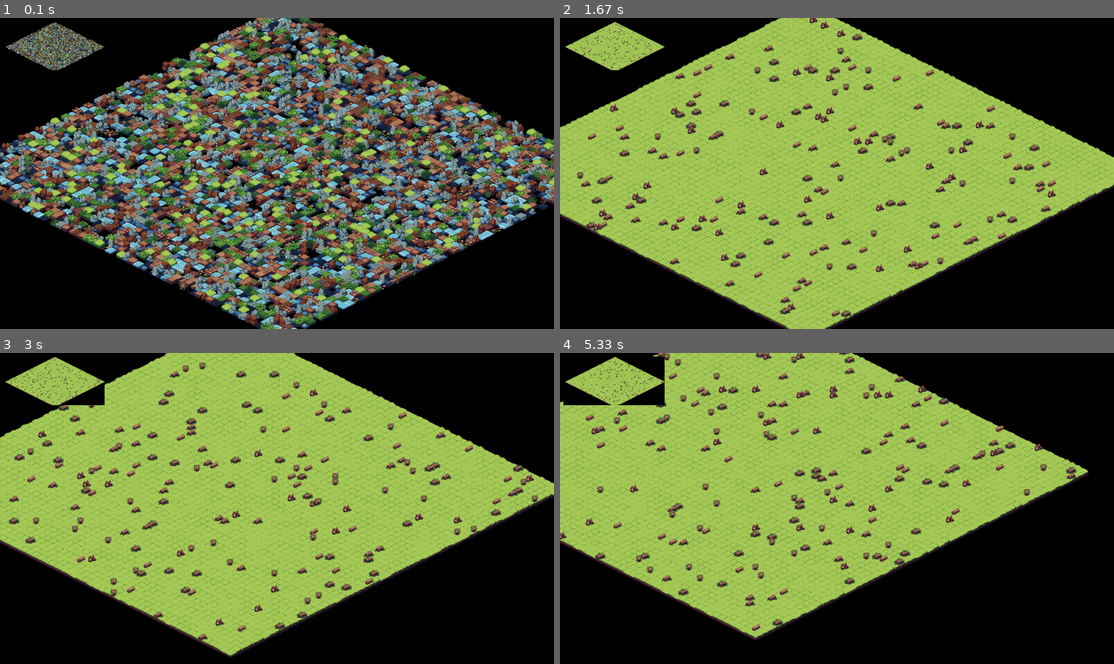
Above: before the commit, frames 1-4 (two rows, left to right).
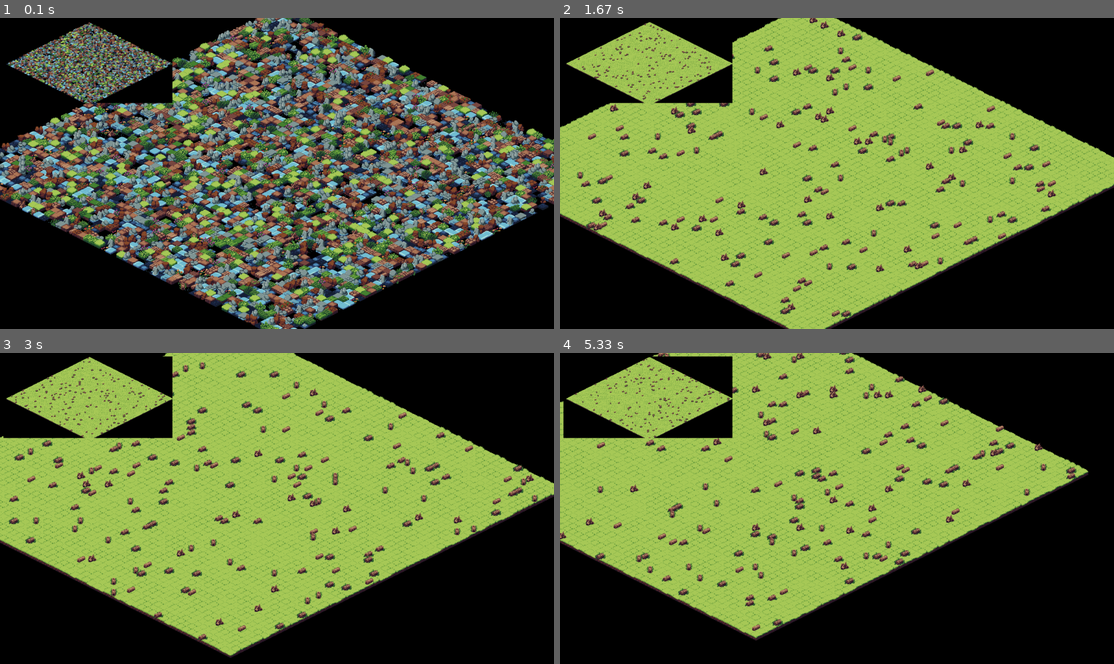
Above: after the commit, the same moments.

Repository: E4lix/AIge-Of-EmpAIres
Game: pygame game, started from Graphics/Game.py
The game is run twice, just before and just after one commit, with the same random seed, the same clock (stepped at 60 frames per second) and the same inputs.
Inputs:
- Up to frame 1 (0.1 s): no input
- Up to frame 2 (1.67 s): hold D 0.33-0.8 s; hold D 0.83-1.3 s; hold A from 1.33 s (still down)
- Up to frame 3 (3 s): release A at 1.87 s; hold S 1.9-2.2 s; hold A 2.23-2.63 s; hold D from 2.67 s (still down)
- Up to frame 4 (5.33 s): release D at 3.3 s; hold S 3.33-3.7 s; hold A 3.73-4.2 s; hold D 4.23-4.7 s; hold D 4.73-5.2 s; hold A from 5.23 s (still down)

The runs differ from the first frame. In frame 1, 5.3% of the frame differs, in the area x 1-32%, y 1-28%; in frame 2, 4.3%; in frame 3, 4.5%; in frame 4, 5.1%.

Commit message:
Ajout et correction de la partie graphics avec gestion de l'affichage des textures et de leur placement vis à vis des coordonnées de screen

Diff:
--- a/Graphics/Game.py
+++ b/Graphics/Game.py
@@ -93,7 +93,7 @@
             self.draw_move_map()  # Affiche la map avec zoom
 
             # Met à jour et affiche la minimap
-            self.minimap = Minimap.Minimap(self.tilemap, self.screen, scale_factor=0.15, position=(10, 10))
+            self.minimap = Minimap.Minimap(self.tilemap, self.screen, scale_factor=0.25, position=(10, 10))
             self.minimap.update_minimap()
             self.screen.blit(self.minimap.image, self.minimap.position)
             pygame.display.flip()
--- a/controller.py
+++ b/controller.py
@@ -20,8 +20,6 @@
 current_strategy = StrategieNo1()
 
 last_update_time = 0  # Initialiser last_update_time avant la boucle principale du jeu
-
-
 
 # Constants
 SAVE_DIR = "saves"
@@ -126,7 +124,6 @@
                     game_loop_graphics(screen, strategies)
                     return
 
-
 def clear_input_buffer(stdscr):
     stdscr.nodelay(True)
     while True:
@@ -134,8 +131,6 @@
         if key == -1:
             break
     stdscr.nodelay(False)
-
-
 
 def signal_handler(sig, frame):
     print("[INFO] Exiting due to CTRL+C")
@@ -167,7 +162,6 @@
         curses.wrapper(game_loop_curses, strategies)
         pygame.quit()
 
-
 def switch_strategy(ais, strategies, ai_to_switch, new_strategy):
     """
     Change dynamiquement la stratégie d'une IA.
@@ -181,8 +175,6 @@
     index = ais.index(ai_to_switch)  # Trouve l'index de l'IA
     strategies[index] = new_strategy  # Met à jour la stratégie de cette IA
     print(f"La stratégie de l'IA {index + 1} a été changée en {new_strategy.__class__.__name__}.")
-
-
 
 #-------------------------------------------------------------------------------------
 #-------------------------------------------------------------------------------------
@@ -287,8 +279,6 @@
         elif key == 27:  # Touche Échap pour quitter le menu
             return  # Quitte le menu pour reprendre la partie
 
-
-
 def input_text_pygame(screen, font, prompt):
     input_text = ""
     running = True
@@ -314,7 +304,6 @@
                     return None
                 elif 32 <= event.key <= 126:  # Caractères imprimables uniquement
                     input_text += event.unicode
-
 
 def escape_menu_graphics(screen):
     font = pygame.font.Font(None, 36)
@@ -359,7 +348,6 @@
                     elif selected_option == 4:  # Quitter
                         sys.exit(0)
 
-
 def game_loop_curses(stdscr, strategies):
 
     global units, buildings, game_map, ai
@@ -394,7 +382,6 @@
             escape_menu_curses(stdscr)
 
 def game_loop_graphics(screen, strategies):
-
     global units, buildings, game_map, ai
 
     # Initialiser pygame pour le mode graphique
@@ -416,11 +403,8 @@
         # Mise à jour du jeu à intervalles réguliers
         last_update_time = update_game(units, buildings, game_map, ais, strategies, delay=0.01, last_update_time=last_update_time)
 
-
         # Rendu de la carte et des unités
         render_map(screen, game_map, units, buildings, ais, view_x, view_y, max_width, max_height)
-
-
 
         # Gérer les événements Pygame (fermeture de fenêtre, bascule de mode, menu)
         for event in pygame.event.get():
@@ -438,8 +422,6 @@
         clock.tick(30)
 
     pygame.quit()
-
-
 
 def main_menu_curses():
     curses.wrapper(main_menu_curses_internal)
@@ -470,7 +452,6 @@
                 start_new_game_curses(stdscr)
             elif selected_option == 2:  # Quitter
                 sys.exit(0)
-
 
 def start_new_game_curses(stdscr):
     stdscr.clear()
@@ -572,8 +553,6 @@
 
     # Lancer la boucle de jeu en passant `strategies` en paramètre
     curses.wrapper(game_loop_curses, strategies)
-
-
 
 def main_menu_graphics():
     pygame.init()
@@ -607,7 +586,6 @@
                     elif selected_option == 2:  # Quitter
                         sys.exit(0)
 
-
 def start_new_game_graphics(screen, font):
     input_fields = [
         ("Taille de la carte (par défaut 120x120): ", "120"),
@@ -704,13 +682,9 @@
     # Lancer la boucle graphique
     game_loop_graphics(screen, strategies)
 
-
-
 def render_text(screen, font, text, position, color=(255, 255, 255)):
     text_surface = font.render(text, True, color)
     screen.blit(text_surface, position)
-
-
 
 def init_game():
     global units, buildings, game_map, ai, ai
--- a/view.py
+++ b/view.py
@@ -11,12 +11,10 @@
     curses.init_pair(6, curses.COLOR_MAGENTA, curses.COLOR_BLACK)  # Magenta pour les fermes
     curses.init_pair(7, curses.COLOR_BLUE, curses.COLOR_BLACK)  # Bleu pour les casernes
     # Couleurs spécifiques pour chaque joueur
-    curses.init_pair(8, curses.COLOR_BLUE, curses.COLOR_BLACK)   # Joueur 1
+    curses.init_pair(8, curses.COLOR_BLUE, curses.COLOR_BLACK)   # Joueur 1.
     curses.init_pair(9, curses.COLOR_RED, curses.COLOR_BLACK)    # Joueur 2
     curses.init_pair(10, curses.COLOR_YELLOW, curses.COLOR_BLACK)  # Joueur 3
     curses.init_pair(11, curses.COLOR_MAGENTA, curses.COLOR_BLACK)  # Joueur 4
-
-
 
 def display_with_curses(stdscr, game_map, units, buildings, ais, view_x, view_y, max_height, max_width):
     stdscr.clear()  # Efface l'écran pour éviter les résidus
@@ -72,10 +70,6 @@
 
     stdscr.refresh()
 
-
-
-
-
 def handle_input(stdscr, view_x, view_y, max_height, max_width, game_map):
     """Gère les touches pour le scrolling ZQSD et les touches fléchées."""
     key = stdscr.getch()
--- a/view_graphics.py
+++ b/view_graphics.py
@@ -1,11 +1,17 @@
+import sys
 import pygame
 import os
+import numpy as np
+
+from Graphics.Tileset import *
+from Graphics.Tilemap import *
+from Graphics.Minimap import *
 
 # Constants for screen dimensions and tile sizes
 screen_width = 1920  # Increased screen width for better view
 screen_height = 1080  # Increased screen height for better view
 TILE_WIDTH = 64
-TILE_HEIGHT = 32
+TILE_HEIGHT = 64
 
 # Dictionary to hold loaded images
 images = {}
@@ -16,17 +22,38 @@
     screen = pygame.display.set_mode((screen_width, screen_height))
     pygame.display.set_caption("AIge of EmpAIres")
 
+    # Charger les tilesets
+    tileset_file = 'assets/Fantasy_Tileset/spritesheet.png'
+    tileset_gen = Tileset(tileset_file, size=(32, 32), margin=0, spacing=0)
+
+    tileset_file = 'assets/Fantasy_Tileset/AnimatedAutum.png'
+    tileset_arbre = Tileset(tileset_file, size=(64, 64), margin=0, spacing=0)
+
+    tileset_file = 'assets/Fantasy_Tileset/MiniPeasant.png'
+    tileset_villageois = Tileset(tileset_file, size=(32,32), margin=0, spacing=0)
+
+    tileset_file = 'assets/Fantasy_Tileset/Warrior_Blue.png'
+    tileset_warrior = Tileset(tileset_file, size=(32, 32), margin=0, spacing=0)
+
+    tileset_file = 'assets/Fantasy_Tileset/Archer_Blue.png'
+    tileset_archer = Tileset(tileset_file, size=(32, 32), margin=0, spacing=0)
+
+    # Liste des indices de tiles
+    floor_tile = [2, 13, 24]  # Liste des tiles pour le sol
+    tree_tile = [0, 1, 3, 4] # Liste des tiles pour les arbres
+    rock_tile = [104, 115] # Liste des tiles pour les pierres
+
     # Charger les images nécessaires
     try:
-        images['grass'] = pygame.transform.scale(pygame.image.load("assets/grass.png").convert_alpha(), (TILE_WIDTH, TILE_HEIGHT))
-        images['tree'] = pygame.transform.scale(pygame.image.load("assets/tree.png").convert_alpha(), (TILE_WIDTH, TILE_HEIGHT * 2))  # Adjusted size for better fit
-        images['gold'] = pygame.transform.scale(pygame.image.load("assets/gold.png").convert_alpha(), (TILE_WIDTH, TILE_HEIGHT))
-        images['town_center'] = pygame.transform.scale(pygame.image.load("assets/town_center.png").convert_alpha(), (TILE_WIDTH * 2, TILE_HEIGHT * 2))  # Adjusted size to match scale
-        images['villager'] = pygame.transform.scale(pygame.image.load("assets/villager.png").convert_alpha(), (TILE_WIDTH // 2, TILE_HEIGHT))  # Adjusted size to be smaller
-        images['farm'] = pygame.transform.scale(pygame.image.load("assets/farm.png").convert_alpha(), (TILE_WIDTH * 2, TILE_HEIGHT * 2))  # Nouvelle ligne pour la ferme
-        images['soldier'] = pygame.transform.scale(pygame.image.load("assets/soldier.png").convert_alpha(), (TILE_WIDTH // 2, TILE_HEIGHT))
-        images['archer'] = pygame.transform.scale(pygame.image.load("assets/archer.png").convert_alpha(), (TILE_WIDTH // 2, TILE_HEIGHT))
-        images['cavalier'] = pygame.transform.scale(pygame.image.load("assets/cavalier.png").convert_alpha(), (TILE_WIDTH // 2, TILE_HEIGHT))
+        images['grass'] = pygame.transform.scale((tileset_gen.tiles[np.random.choice(floor_tile)]).convert_alpha(), (TILE_WIDTH, TILE_HEIGHT))
+        images['tree'] = pygame.transform.scale((tileset_arbre.tiles[np.random.choice(tree_tile)]).convert_alpha(), (TILE_WIDTH * 1.5, TILE_HEIGHT * 1.5))  # Adjusted size for better fit
+        images['gold'] = pygame.transform.scale((tileset_gen.tiles[np.random.choice(rock_tile)]).convert_alpha(), (TILE_WIDTH, TILE_HEIGHT))
+        images['town_center'] = pygame.transform.scale(pygame.image.load("assets/Fantasy_Tileset/Tower_Blue.png").convert_alpha(), (TILE_WIDTH, TILE_HEIGHT * 2))  # Adjusted size to match scale
+        images['villager'] = pygame.transform.scale((tileset_villageois.tiles[0]).convert_alpha(), (TILE_WIDTH * 1.5, TILE_HEIGHT * 1.5))  # Adjusted size to be smaller
+        images['farm'] = pygame.transform.scale(pygame.image.load("assets/Fantasy_Tileset/House_Blue.png").convert_alpha(), (TILE_WIDTH, TILE_HEIGHT * 1.5))  # Nouvelle ligne pour la ferme
+        images['soldier'] = pygame.transform.scale((tileset_warrior.tiles[0]).convert_alpha(), (TILE_WIDTH * 1.5, TILE_HEIGHT * 1.5))
+        images['archer'] = pygame.transform.scale((tileset_warrior.tiles[0]).convert_alpha(), (TILE_WIDTH * 1.5, TILE_HEIGHT * 1.5))
+        images['cavalier'] = pygame.transform.scale(pygame.image.load("assets/Fantasy_Tileset/Knight_idle.png").convert_alpha(), (TILE_WIDTH * 1.3, TILE_HEIGHT * 1.3))
 
     except pygame.error as e:
         print(f"Erreur de chargement de l'image : {e}")
@@ -35,50 +62,52 @@
     return screen
 
 def render_map(screen, game_map, units, buildings, ais, view_x, view_y, max_width, max_height):
+    max_height = max_height * 2
+    max_width = max_width * 2
     if not isinstance(screen, pygame.Surface):
         raise TypeError(f"Expected screen to be a pygame.Surface, but got {type(screen)}")
 
     # Clear the screen
-    screen.fill((0, 0, 0))
+    screen.fill((0, 0, 0, 0))
 
     # Render map tiles
     for y in range(max(0, view_y - max_height), min(view_y + max_height * 2, game_map.height)):
         for x in range(max(0, view_x - max_width), min(view_x + max_width * 2, game_map.width)):
             # Calcul des coordonnées isométriques
             iso_x = (x - y) * (TILE_WIDTH // 2) + (screen_width // 2) - TILE_WIDTH // 2 - (view_x - view_y) * (TILE_WIDTH // 2)
-            iso_y = (x + y) * (TILE_HEIGHT // 2) - (view_x + view_y) * (TILE_HEIGHT // 2)
+            iso_y = (x + y) * (TILE_HEIGHT // 4) - (view_x + view_y) * (TILE_HEIGHT // 2)
 
             tile = game_map.grid[y][x]
+            screen.blit(images['grass'], (iso_x, iso_y))
             if tile.resource == 'Wood':
-                screen.blit(images['tree'], (iso_x, iso_y - TILE_HEIGHT))  # Décalage pour arbre
+                screen.blit(images['tree'], (iso_x - TILE_WIDTH // 4, iso_y - TILE_HEIGHT))  # Décalage pour arbre
             elif tile.resource == 'Gold':
-                screen.blit(images['gold'], (iso_x, iso_y))
-            else:
-                screen.blit(images['grass'], (iso_x, iso_y))
+                screen.blit(images['gold'], (iso_x, iso_y  - TILE_HEIGHT))
+            # else:
+                # screen.blit(images['grass'], (iso_x, iso_y))
 
     # Render buildings
     for building in buildings:
         screen_x = (building.x - building.y) * (TILE_WIDTH // 2) + (screen_width // 2) - TILE_WIDTH // 2 - (view_x - view_y) * (TILE_WIDTH // 2)
-        screen_y = (building.x + building.y) * (TILE_HEIGHT // 2) - (view_x + view_y) * (TILE_HEIGHT // 2)
+        screen_y = (building.x + building.y) * (TILE_HEIGHT // 4) - (view_x + view_y) * (TILE_HEIGHT // 2)
         if building.building_type == 'Town Center':
-            screen.blit(images['town_center'], (screen_x, screen_y - TILE_HEIGHT))  # Décalage pour le bâtiment
+            screen.blit(images['town_center'], (screen_x, screen_y - TILE_HEIGHT // 2))  # Décalage pour le bâtiment
         elif building.building_type == 'Farm':
-            screen.blit(images['farm'], (screen_x, screen_y - TILE_HEIGHT))  # Décalage pour la ferme
-
+            screen.blit(images['farm'], (screen_x, screen_y - TILE_HEIGHT // 2))  # Décalage pour la ferme
 
     # Render units
     for unit in units:
         screen_x = (unit.x - unit.y) * (TILE_WIDTH // 2) + (screen_width // 2) - TILE_WIDTH // 2 - (view_x - view_y) * (TILE_WIDTH // 2)
-        screen_y = (unit.x + unit.y) * (TILE_HEIGHT // 2) - (view_x + view_y) * (TILE_HEIGHT // 2)
+        screen_y = (unit.x + unit.y) * (TILE_HEIGHT // 4) - (view_x + view_y) * (TILE_HEIGHT // 2)
 
         if unit.unit_type == 'Villager':
-            screen.blit(images['villager'], (screen_x, screen_y - TILE_HEIGHT // 2))  # Décalage pour l'unité
+            screen.blit(images['villager'], (screen_x, screen_y - TILE_HEIGHT))  # Décalage pour l'unité
         elif unit.unit_type == 'Soldier':
-            screen.blit(images['soldier'], (screen_x, screen_y - TILE_HEIGHT // 2))
+            screen.blit(images['soldier'], (screen_x, screen_y - TILE_HEIGHT))
         elif unit.unit_type == 'Archer':
-            screen.blit(images['archer'], (screen_x, screen_y - TILE_HEIGHT // 2))
+            screen.blit(images['archer'], (screen_x, screen_y - TILE_HEIGHT))
         elif unit.unit_type == 'Cavalier':
-            screen.blit(images['cavalier'], (screen_x, screen_y - TILE_HEIGHT // 2))
+            screen.blit(images['cavalier'], (screen_x, screen_y - TILE_HEIGHT))
 
 
     # Afficher les ressources pour chaque IA en haut de l'écran
@@ -96,8 +125,6 @@
 
     # Update the display
     pygame.display.flip()
-
-
 
 # Fonction de gestion des entrées utilisateur
 def handle_input_pygame(view_x, view_y, max_width, max_height, game_map):
Binary file added: assets/Fantasy_Tileset/Archer_Blue.png
Binary file added: assets/Fantasy_Tileset/Castle_Blue.png
Binary file added: assets/Fantasy_Tileset/House_Blue.png
Binary file added: assets/Fantasy_Tileset/Knight_idle.png
Binary file added: assets/Fantasy_Tileset/MiniPeasant.png
Binary file added: assets/Fantasy_Tileset/Tower_Blue.png
Binary file added: assets/Fantasy_Tileset/Warrior_Blue.png
